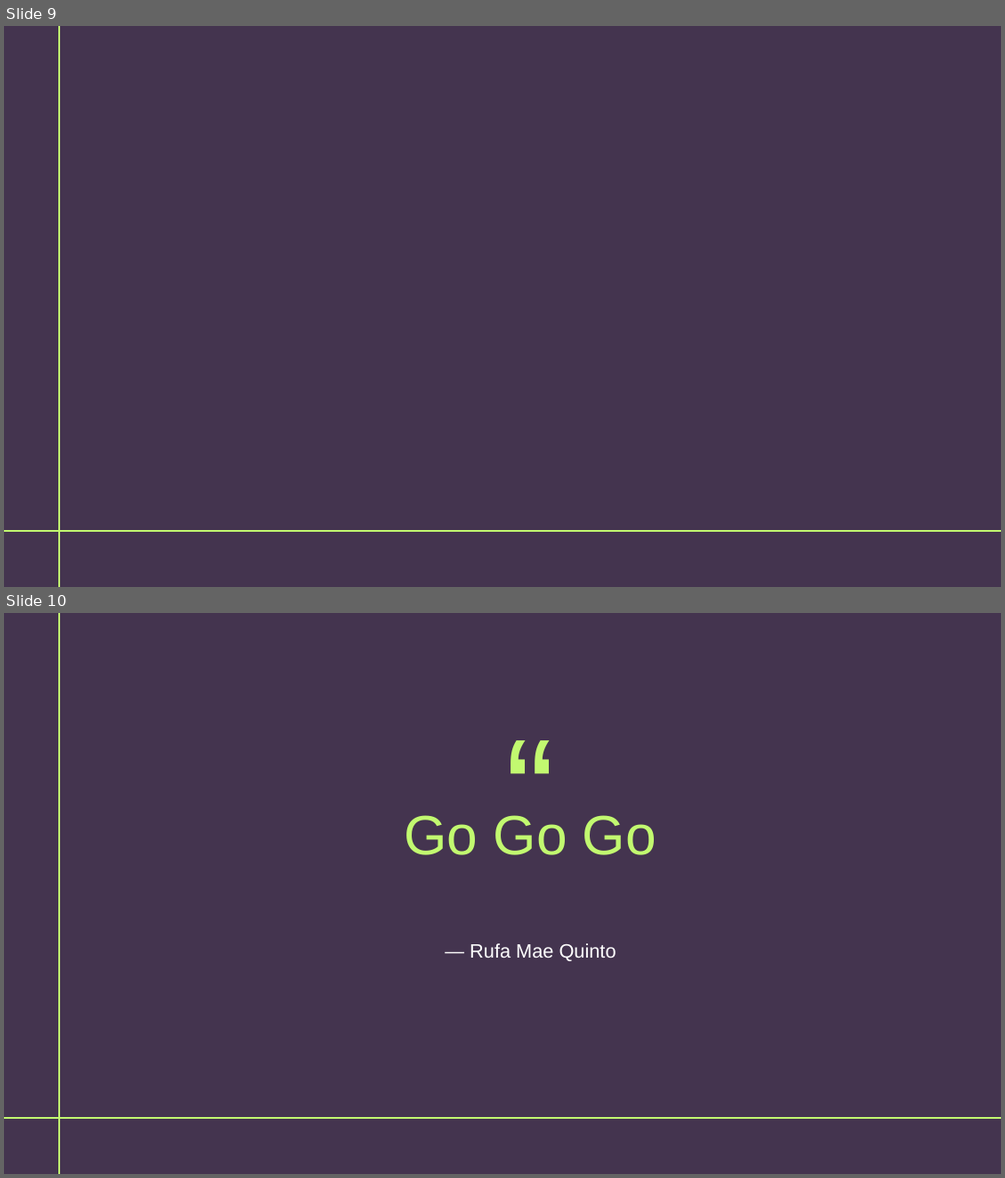
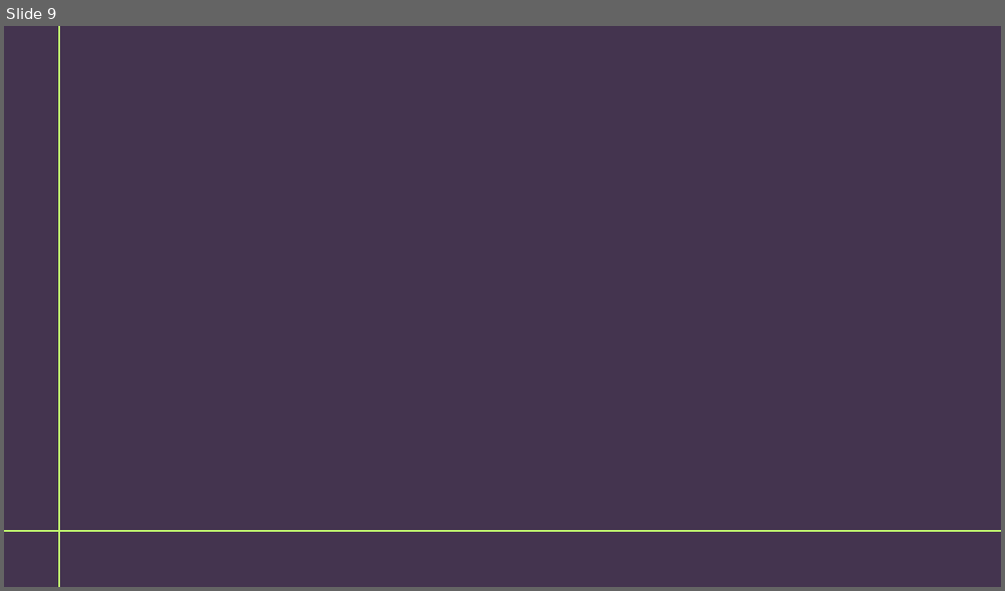
Before and after one commit to amiel103/dbaas, a slide deck: database_as_service.pptx. Shown one above the other, each under a label of ours: slides 9 and 10 before the commit, slide 9 after it. The pictures are 1005x1178 and 1005x591 pixels, drawn with LibreOffice and Linux fonts; fonts in the diff are those of the drawing. Boxes give left, top, right and bottom in pixels: in the first picture for what was removed or moved away, otherwise in the second. Text is boxed around its words. In the diff, an @@ line names an element or a change of style, - is before the commit and + after.

```diff
--- a/database_as_service.pptx
+++ b/database_as_service.pptx
@@ slide 10 removed at [4,613,1001,1174], background #44344F @@
@@ line removed from (59, 1174) to (59, 613) @@
@@ text removed at [453,743,607,868] @@
-  “
@@ text removed at [404,815,656,855] @@
-  Go Go Go
@@ text removed at [469,943,616,961] @@
-— Rufa Mae Quinto
@@ line removed from (1001, 1118) to (4, 1118) @@
```
Also in this commit, not shown: 1 slide added.
